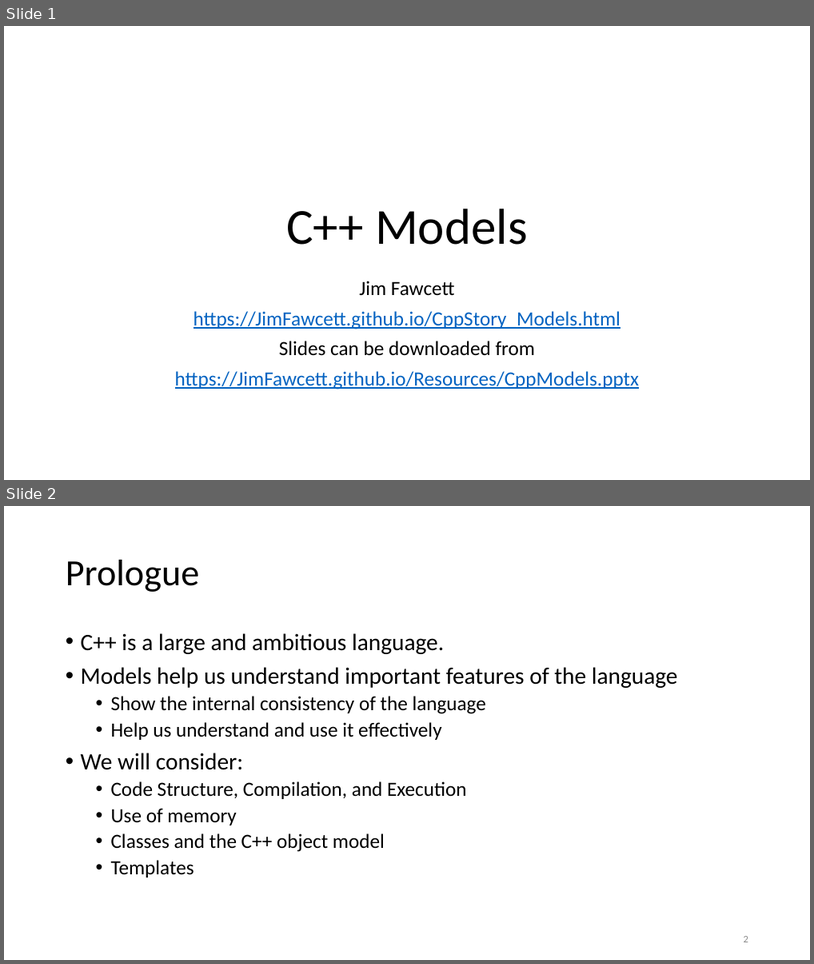
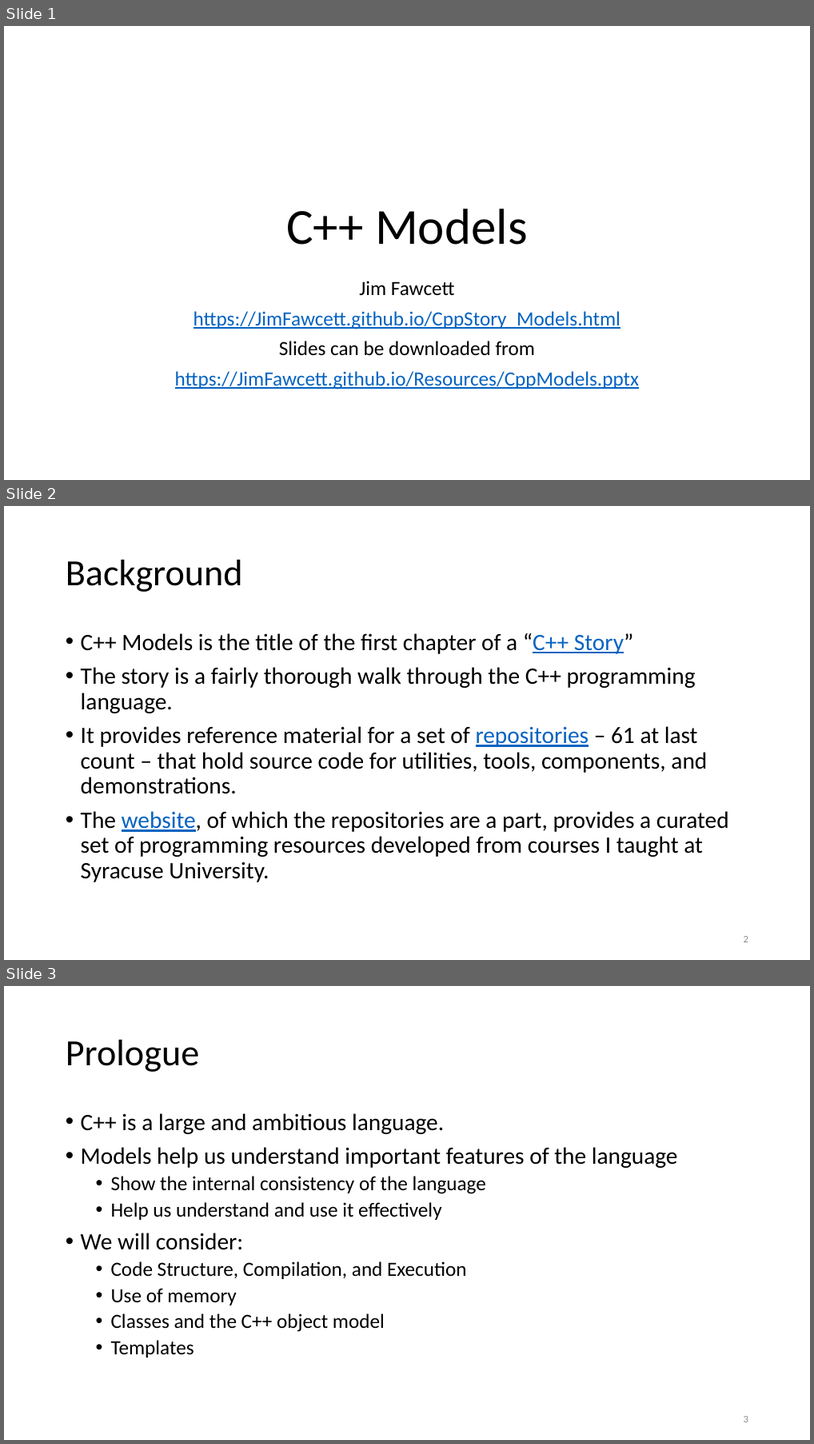
Before and after one commit to JimFawcett/JimFawcett.github.io, a slide deck: Resources/CppModels.pptx. Shown one above the other, each under a label of ours: slides 1 and 2 before the commit, slides 1, 2 and 3 after it. The pictures are 814x964 and 814x1444 pixels, drawn with LibreOffice and Linux fonts; fonts in the diff are those of the drawing. Boxes give left, top, right and bottom in pixels: in the first picture for what was removed or moved away, otherwise in the second. Text is boxed around its words. In the diff, an @@ line names an element or a change of style, - is before the commit and + after.

Commit message:
added background slide

```diff
--- a/Resources/CppModels.pptx
+++ b/Resources/CppModels.pptx
@@ slide 2 added at (4,506,810,960), background #FFFFFF @@
@@ title added at (66,560,243,592), 44 pt, text #000000 @@
+Background
@@ text added at (81,633,730,882), 28 pt, text #000000 @@
+• C++ Models is the title of the first chapter of a “C++ Story”
+• The story is a fairly thorough walk through the C++ programming language.
+• It provides reference material for a set of repositories – 61 at last count – that hold source code for utilities, tools, components, and demonstrations.
+• The website, of which the repositories are a part, provides a curated set of programming resources developed from courses I taught at Syracuse University.
@@ page number added at (744,936,749,942), 12 pt, text #8C8C8C @@
+2
@@ what was slide 2 is now slide 3 @@
```
Also in this commit, not shown: 1 other file.
